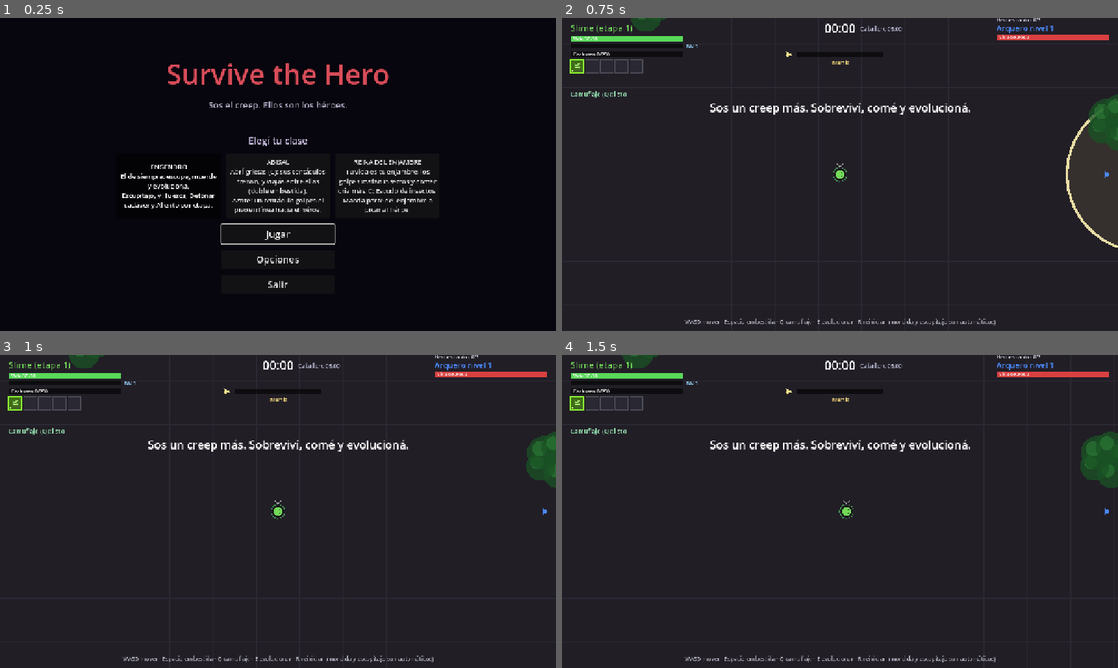
Above: before the commit, frames 1-4 (two rows, left to right).
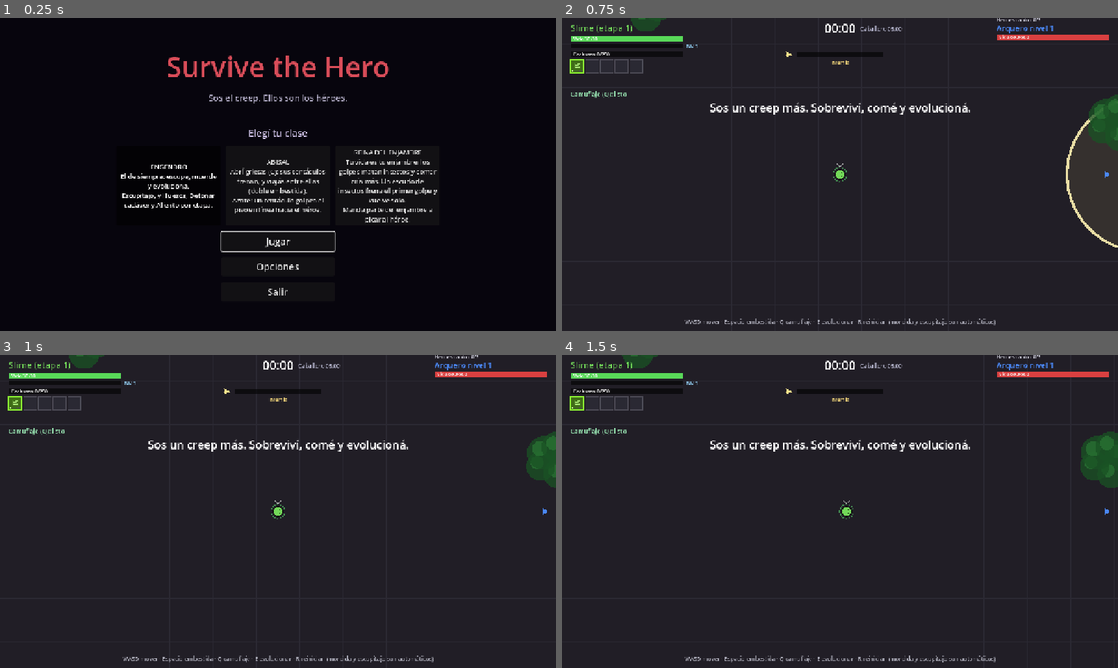
Above: after the commit, the same moments.

Repository: FedeOsorio/survive-the-hero
Game: Godot game, scene res://scenes/menu.tscn
Two runs of this game, one before a commit and one after it. Both use one fixed random seed, a clock stepped at 60 frames per second and the inputs below.
Inputs (mouse positions are in pixels of both pictures, inside the frame that each line leads up to):
- Up to frame 1 (0.25 s): no input
- Up to frame 2 (0.75 s): click "Jugar" at 0.5 s
- Up to frame 3 (1 s): no input
- Up to frame 4 (1.5 s): tap Enter (pick_confirm) at 1.25 s; move the mouse to (962, 495) at 1.27 s; hold D (move_right) from 1.28 s (still down); tap C (rally) at 1.35 s; click (962, 495) at 1.42 s

The runs differ from the first frame. In frame 1, 3.9% of the frame differs, in the area x 30-79%, y 12-89%; in frame 2, nothing differs; in frame 3, nothing differs; in frame 4, nothing differs.

Commit message:
Reina: escudo de insectos automático (frena el primer golpe y se recarga solo)
Claude-Session: https://claude.ai/code/session_0131SmXs6jCLqLr1EGxSzfTS

Diff:
--- a/scripts/balance.gd
+++ b/scripts/balance.gd
@@ -662,7 +662,7 @@
 		"weapon": "Escupitajo, y Huesos, Detonar cadáver y Aliento por etapa."},
 	"abisal": {"name": "Abisal", "hp": 1.0, "rule": "Abrí grietas (C): sus tentáculos frenan, y viajás entre ellas (doble embestida).",
 		"weapon": "Azote: un tentáculo golpea el piso en línea hacia el héroe."},
-	"reina": {"name": "Reina del enjambre", "hp": 1.0, "rule": "Tu vida es tu enjambre: los golpes matan insectos y comer cría más. C: Escudo de insectos.",
+	"reina": {"name": "Reina del enjambre", "hp": 1.0, "rule": "Tu vida es tu enjambre: los golpes matan insectos y comer cría más. Un escudo de insectos frena el primer golpe y vuelve solo.",
 		"weapon": "Manda parte del enjambre a picar al héroe."},
 }
 
@@ -762,7 +762,7 @@
 		{"id": "zumbido", "name": "Zumbido", "icon": "Zu", "color": Color(0.7, 0.7, 0.5), "desc": "Los Paladines picados pierden el objetivo 1 s."},
 		{"id": "colmena", "name": "Colmena", "icon": "Cm", "color": Color(0.95, 0.75, 0.3), "desc": "Criás insectos más rápido."},
 		{"id": "avispas", "name": "Avispas de fuego", "icon": "Av", "color": Color(1.0, 0.5, 0.15), "desc": "Los insectos que te matan explotan alrededor tuyo."},
-		{"id": "alas", "name": "Alas de acero", "icon": "Aa", "color": Color(0.7, 0.85, 0.95), "desc": "El Escudo de insectos (C) dura +1 s por rango."},
+		{"id": "alas", "name": "Alas de acero", "icon": "Aa", "color": Color(0.7, 0.85, 0.95), "desc": "El Escudo de insectos se recarga 1 s más rápido por rango (mínimo 2 s)."},
 		{"id": "larvas", "name": "Larvas", "icon": "La", "color": Color(0.95, 0.95, 0.8), "desc": "Cada cadáver que comés deja una larva: en 4 s, +2 insectos."},
 		{"id": "madre", "name": "Reina madre", "icon": "Rm", "color": Color(0.8, 0.5, 0.9), "desc": "+15% de máximo de insectos por rango."},
 		{"id": "cazador", "name": "Enjambre cazador", "icon": "Ec", "color": Color(0.6, 0.5, 0.2), "desc": "El héroe cerca tuyo recibe picaduras de los insectos en casa."},
@@ -798,11 +798,9 @@
 const SWARM_PICK_CD_PER_RANK := 0.3
 const SWARM_FIRE_WASP_RADIUS := 50.0 # Avispas de fuego
 const SWARM_FIRE_WASP_DAMAGE := 0.3 # x mordida por insecto muerto
-const SWARM_SHIELD_TIME := 4.0 # S8-b: C de la Reina, Escudo de insectos
-const SWARM_SHIELD_COOLDOWN := 10.0
-const SWARM_SHIELD_REDUCTION := 0.5 # golpe con escudo: -50% daño...
-const SWARM_SHIELD_EXTRA_KILL := 1 # ...pero mata 1 insecto más
-const SWARM_STEEL_WINGS_PER_RANK := 1.0 # Alas de acero: +1 s de escudo por rango
+const SWARM_SHIELD_RECHARGE := 6.0 # S8-d: Escudo de insectos automático; el primer golpe lo rompe (sin daño, 1 insecto)
+const SWARM_SHIELD_MIN_RECHARGE := 2.0
+const SWARM_STEEL_WINGS_PER_RANK := 1.0 # Alas de acero: -1 s de recarga por rango
 const SWARM_DEFENSE := 0.6 # S8-c': la Reina recibe el 40% del daño (Federico: defensa, no tope por golpe)
 const SWARM_SHELL_INSECTS := 4 # S8-b: Caparazón de la Reina = +4 insectos máximos por rango
 const SWARM_LARVA_TIME := 4.0
--- a/scripts/class_swarm.gd
+++ b/scripts/class_swarm.gd
@@ -5,7 +5,8 @@
 ## Poderes: A picar (fijo: parte del enjambre sale a picar; los que salen no la
 ## protegen), Nube (el enjambre envuelve al héroe y lo ciega), Aguijón, Zumbido,
 ## Colmena, Avispas de fuego, Alas de acero, Larvas, Reina madre y Enjambre cazador.
-## C: Escudo de insectos (menos daño por golpe, pero muere un insecto más).
+## Escudo de insectos automático: el primer golpe lo rompe (sin daño, muere 1 insecto)
+## y se recarga solo. La C no hace nada por ahora.
 ## Caparazón le suma insectos máximos.
 
 var home := B.SWARM_START
@@ -14,8 +15,7 @@
 var _cloud = null # {target, n, t}
 var _cloud_cd := B.SWARM_CLOUD_EVERY
 var _breed_t := 0.0
-var _shield_cd := 0.0 # C: Escudo de insectos
-var _shield_t := 0.0
+var _shield_cd := 0.0 # Escudo de insectos: activo cuando llega a 0
 var _larvae: Array = [] # {pos, t}
 
 
@@ -24,12 +24,9 @@
 	return roundi(base * (1.0 + B.SWARM_MOTHER_PER_RANK * creep.rank("madre")))
 
 
-## C: Escudo de insectos. Alas de acero lo alarga.
-func ability() -> void:
-	if _shield_cd > 0.0 or home <= 0:
-		return
-	_shield_cd = B.SWARM_SHIELD_COOLDOWN
-	_shield_t = B.SWARM_SHIELD_TIME + B.SWARM_STEEL_WINGS_PER_RANK * creep.rank("alas")
+## Recarga del escudo; Alas de acero la acorta.
+func _shield_recharge() -> float:
+	return maxf(B.SWARM_SHIELD_RECHARGE - B.SWARM_STEEL_WINGS_PER_RANK * creep.rank("alas"), B.SWARM_SHIELD_MIN_RECHARGE)
 
 
 func away() -> int:
@@ -59,12 +56,12 @@
 		home = 0
 		creep.die()
 		return true
-	amount *= 1.0 - B.SWARM_DEFENSE
-	var extra := 0
-	if _shield_t > 0.0:
-		amount *= 1.0 - B.SWARM_SHIELD_REDUCTION
-		extra = B.SWARM_SHIELD_EXTRA_KILL
-	var killed := mini(maxi(ceili(amount / _per_insect()), 1) + extra, home)
+	var killed := 1 # el escudo se rompe: el golpe no hace daño y muere 1 insecto
+	if _shield_cd <= 0.0:
+		_shield_cd = _shield_recharge()
+	else:
+		amount *= 1.0 - B.SWARM_DEFENSE
+		killed = mini(maxi(ceili(amount / _per_insect()), 1), home)
 	home -= killed
 	if creep.rank("avispas") > 0:
 		_fire_wasps(killed)
@@ -77,7 +74,7 @@
 
 func hp_text() -> String:
 	var out := away()
-	var shield := "Escudo (C) listo" if _shield_cd <= 0.0 else "Escudo (C) %ds" % ceili(_shield_cd)
+	var shield := "Escudo listo" if _shield_cd <= 0.0 else "Escudo %ds" % ceili(_shield_cd)
 	return "Enjambre %d/%d" % [home, max_insects()] + (" (+%d afuera)" % out if out > 0 else "") + " · " + shield
 
 
@@ -164,7 +161,6 @@
 
 
 func _update_extras(delta: float) -> void:
-	_shield_t = maxf(_shield_t - delta, 0.0)
 	_shield_cd = maxf(_shield_cd - delta, 0.0)
 	for l in _larvae.duplicate():
 		l.t -= delta
@@ -182,12 +178,12 @@
 func _draw() -> void:
 	var t: float = world.elapsed
 	var col := Color(0.15, 0.12, 0.05)
-	if _shield_t > 0.0: # el enjambre en casa hace un anillo cerrado
+	if _shield_cd <= 0.0 and home > 0: # el enjambre en casa hace un anillo cerrado
 		draw_arc(creep.position, creep.radius + 20.0, 0.0, TAU, 40, Color(0.7, 0.85, 0.95, 0.35 + 0.15 * sin(t * 8.0)), 6.0)
 		for i in mini(home, 40):
 			draw_circle(creep.position + Vector2.from_angle(TAU * i / mini(home, 40) + t * 3.0) * (creep.radius + 20.0), 2.2, col)
 	elif _shield_cd > 0.0:
-		var k: float = _shield_cd / B.SWARM_SHIELD_COOLDOWN
+		var k: float = _shield_cd / _shield_recharge()
 		draw_arc(creep.position, creep.radius + 6.0, -PI * 0.5, -PI * 0.5 + TAU * (1.0 - k), 24, Color(0.7, 0.85, 0.95, 0.5), 2.0)
 	if creep.rank("cazador") > 0:
 		draw_arc(creep.position, B.SWARM_HUNTER_RADIUS, 0.0, TAU, 40, Color(0.6, 0.5, 0.2, 0.2), 1.5)
Not shown, changed: CLAUDE.md
